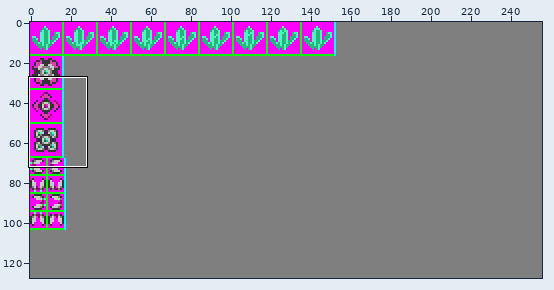
Edited in one commit: sprite sheet (gfx/sprites.png). The picture above shows the old version from afar; the outline marks the close-up.
Close-up. First the earlier version:
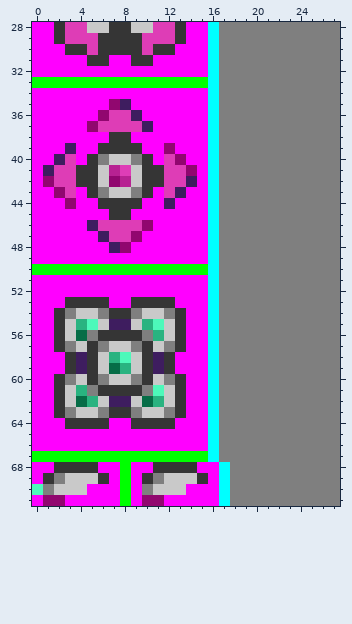
The file is 256x128 pixels. Shown: x 0..27, y 28..71.
And afterwards:
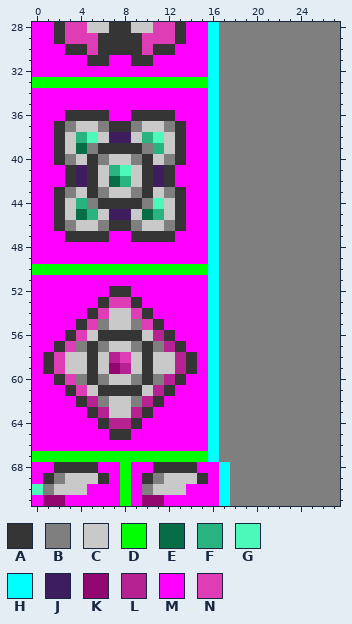
Palette (. is transparent): A #353535  B #7f7f7f  C #c9c9c9  D #00ff00  E #066d47  F #29b380  G #4df9ba  H #00ffff  J #3e1d5f  K #91076f  L #b72292  M #ff00ff  N #de3db6
Edits made:
{"y":35,"x":7,"old":"KJ","new":"MM"}
{"y":36,"x":3,"old":"MMMKNNJMMM","new":"AAAAMMAAAA"}
{"y":37,"x":2,"old":"MMMKNNNNJMMM","new":"ABCCBAABCCBA"}
{"y":38,"x":2,"old":"MMMMMAAMMMMM","new":"ACFGCJJCFGCA"}
{"y":39,"x":2,"old":"MJMM","new":"ACEB"}
{"y":39,"x":10,"old":"MMKM","new":"BFCA"}
{"y":40,"x":2,"old":"JNM","new":"ABC"}
{"y":40,"x":11,"old":"MNK","new":"CBA"}
{"y":41,"x":1,"old":"JNNA","new":"MMAJ"}
{"y":41,"x":7,"old":"LN","new":"FG"}
{"y":41,"x":11,"old":"ANNK","new":"JAMM"}
{"y":42,"x":1,"old":"KNNA","new":"MMAJ"}
{"y":42,"x":7,"old":"KL","new":"EF"}
{"y":42,"x":11,"old":"ANNJ","new":"JAMM"}
{"y":43,"x":2,"old":"KNM","new":"ABC"}
{"y":43,"x":11,"old":"MNJ","new":"CBA"}
{"y":44,"x":2,"old":"MKMM","new":"ACFB"}
{"y":44,"x":10,"old":"MMJM","new":"BGCA"}
{"y":45,"x":2,"old":"MMMMMAAMMMMM","new":"ACEFCJJCEFCA"}
{"y":46,"x":2,"old":"MMMJNNNNKMMM","new":"ABCCBAABCCBA"}
{"y":47,"x":3,"old":"MMMJNNKMMM","new":"AAAAMMAAAA"}
{"y":48,"x":7,"old":"JK","new":"MM"}
{"y":52,"x":7,"old":"MM","new":"AA"}
{"y":53,"x":3,"old":"AAA","new":"MMM"}
{"y":53,"x":7,"old":"MM","new":"NN"}
{"y":53,"x":10,"old":"AAA","new":"MMM"}
{"y":54,"x":2,"old":"ABCCBAABCCBA","new":"MMMANCCNAMMM"}
{"y":55,"x":2,"old":"ACFGCJJCFGCA","new":"MMANBCCBNAMM"}
{"y":56,"x":2,"old":"ACEB","new":"MANC"}
{"y":56,"x":10,"old":"BFCA","new":"CLAM"}
{"y":57,"x":3,"old":"BC","new":"NB"}
{"y":57,"x":11,"old":"CB","new":"BL"}
{"y":58,"x":1,"old":"MMAJ","new":"ANCC"}
{"y":58,"x":7,"old":"FG","new":"LN"}
{"y":58,"x":11,"old":"JAMM","new":"CCLA"}
{"y":59,"x":1,"old":"MMAJ","new":"ANCC"}
{"y":59,"x":7,"old":"EF","new":"KL"}
{"y":59,"x":11,"old":"JAMM","new":"CCLA"}
{"y":60,"x":3,"old":"BC","new":"NB"}
{"y":60,"x":11,"old":"CB","new":"BL"}
{"y":61,"x":2,"old":"ACFB","new":"MANC"}
{"y":61,"x":10,"old":"BGCA","new":"CLAM"}
{"y":62,"x":2,"old":"ACEFCJJCEFCA","new":"MMALBCCBLAMM"}
{"y":63,"x":2,"old":"ABCCBAABCCBA","new":"MMMALCCLAMMM"}
{"y":64,"x":3,"old":"AAA","new":"MMM"}
{"y":64,"x":7,"old":"MM","new":"LL"}
{"y":64,"x":10,"old":"AAA","new":"MMM"}
{"y":65,"x":7,"old":"MM","new":"AA"}
{"label":"changed","picture_box":[43,99,197,253]}
{"label":"changed","picture_box":[43,286,197,440]}
